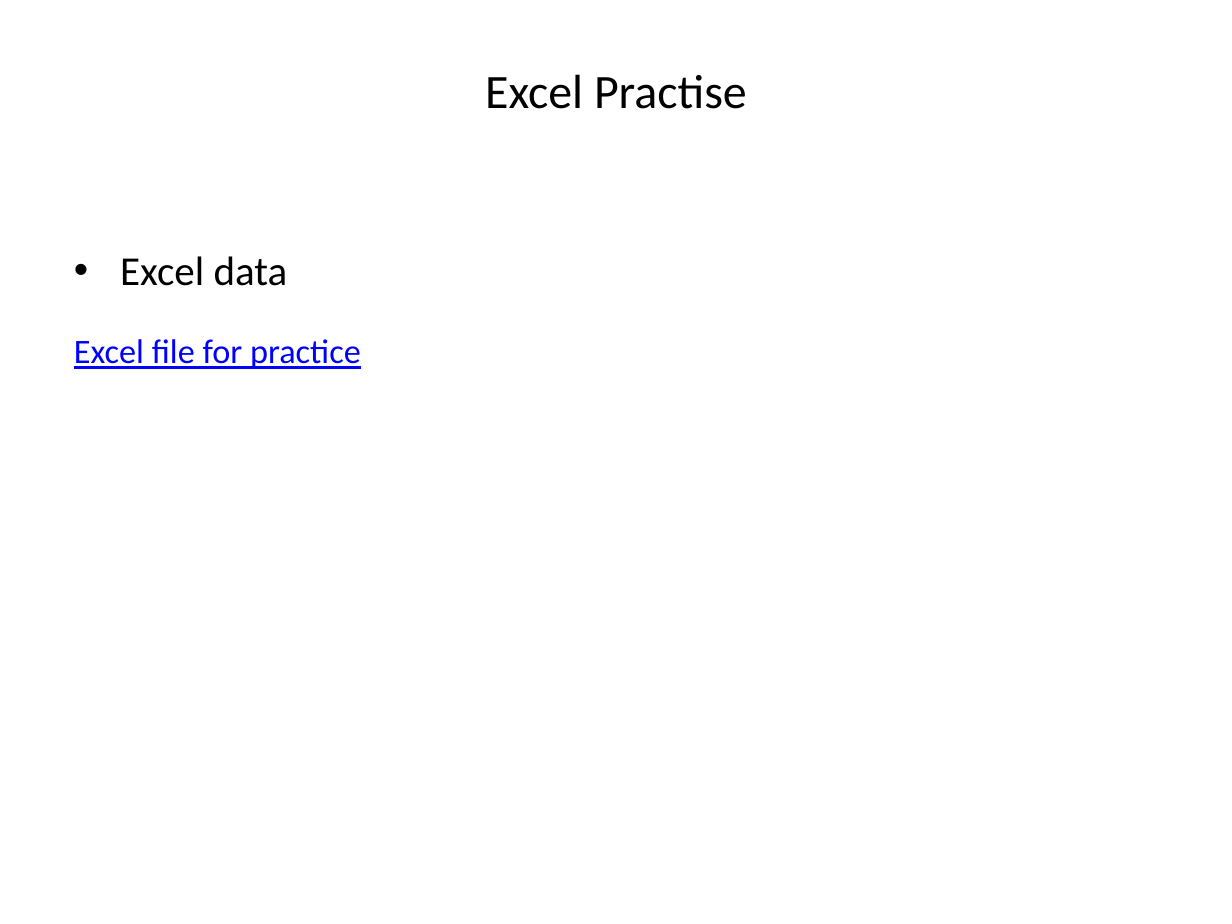
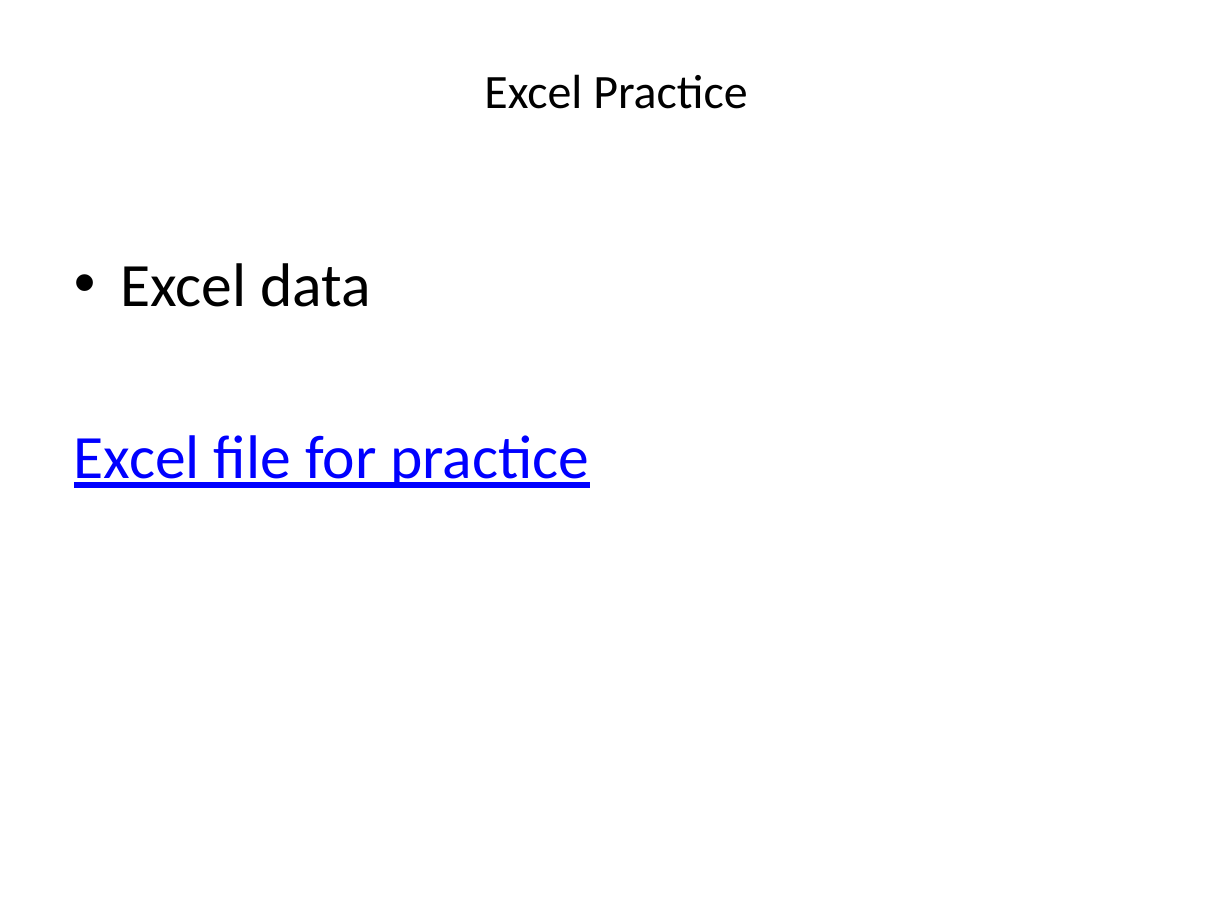
Before and after one commit to liu3zhenlab/teaching, a slide deck: slide 3 of PLPTH813Bioinformatis/2021/labs/lab01_Excel_regex_vi.pptx. Drawn at 1232x924 pixels with LibreOffice and Linux fonts; fonts in the diff are those of the drawing. Boxes give left, top, right and bottom in pixels: in the first picture for what was removed or moved away, otherwise in the second. Text is boxed around its words. In the diff, an @@ line names an element or a change of style, - is before the commit and + after.

```diff
--- a/PLPTH813Bioinformatis/2021/labs/lab01_Excel_regex_vi.pptx
+++ b/PLPTH813Bioinformatis/2021/labs/lab01_Excel_regex_vi.pptx
@@ title at (484, 74, 747, 109): text changed @@
-Excel Practise
+Excel Practice
@@ text "Excel data" at (74, 263, 589, 488): size 24 to 36 pt in "Excel data"; size 20 to 36 pt in "Excel file for practice"; more space between paragraphs @@
```
Also in this commit, not shown: 5 other slides changed, 2 slides added, 2 other files.
